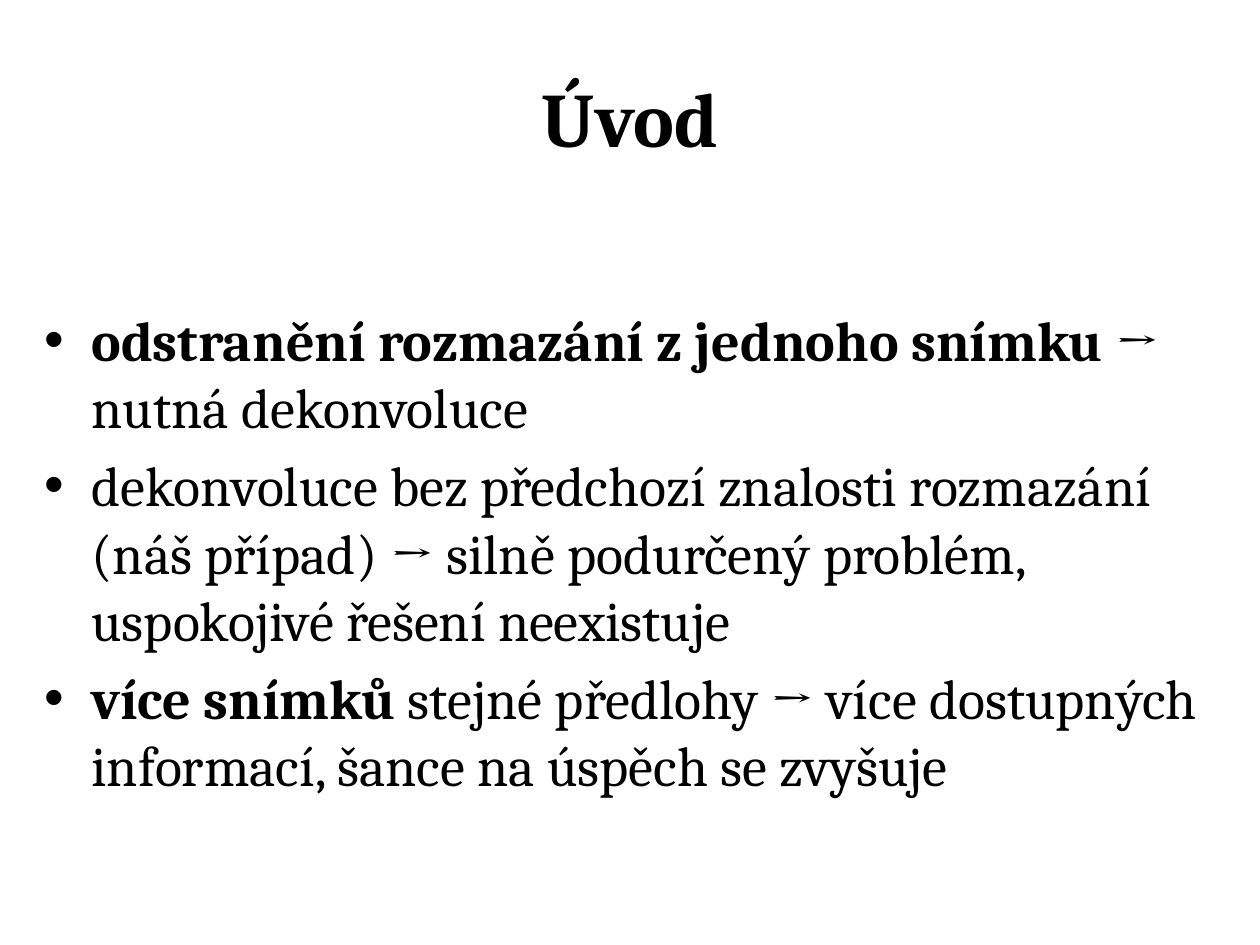
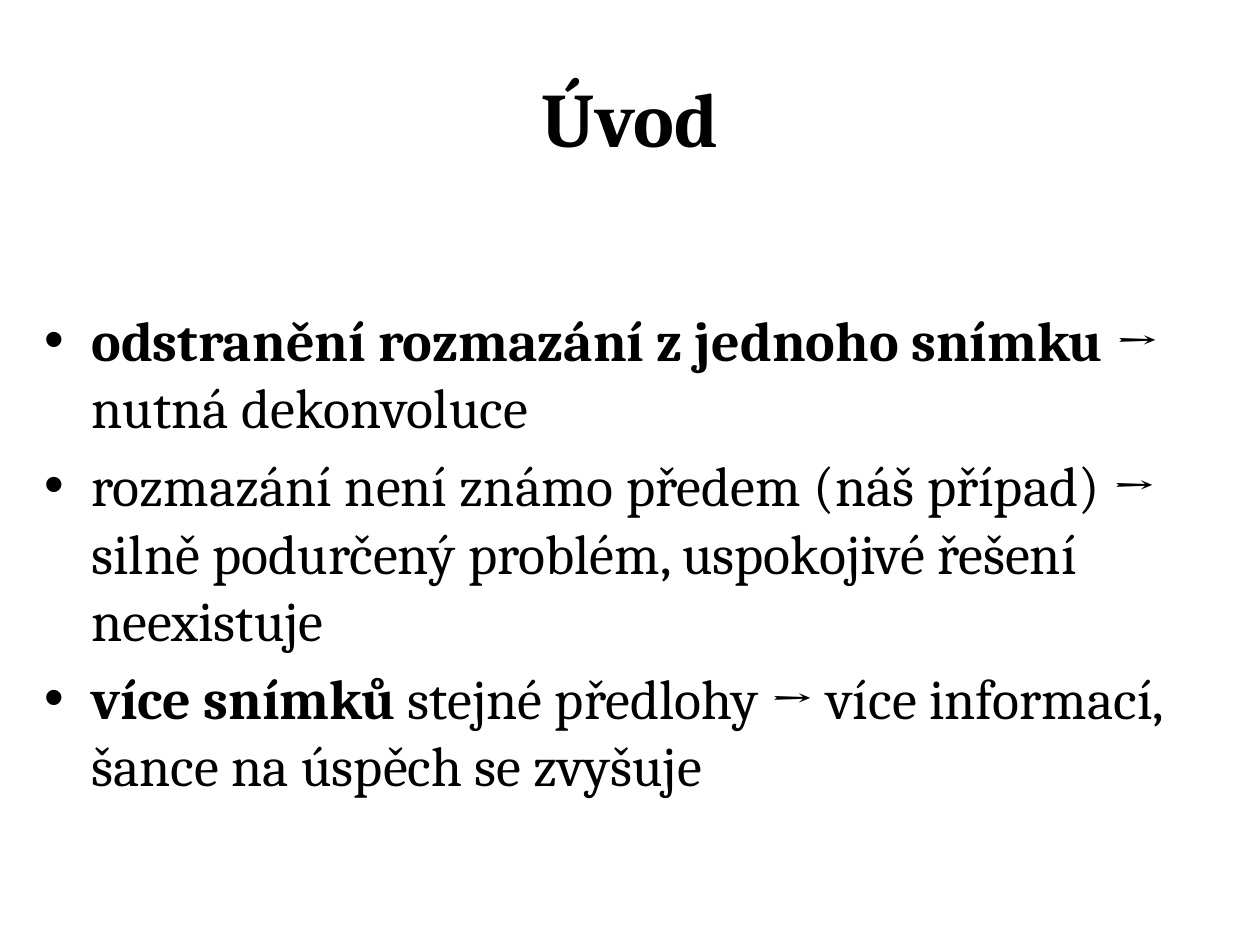
Before and after one commit to jozefsabo/Thesis, a slide deck: slide 3 of Docs/Jozef Sabo - Prezentace obhajoba.pptx. Drawn at 1260x945 pixels with LibreOffice and Linux fonts; fonts in the diff are those of the drawing. Boxes give left, top, right and bottom in pixels: in the first picture for what was removed or moved away, otherwise in the second. Text is boxed around its words. In the diff, an @@ line names an element or a change of style, - is before the commit and + after.

```diff
--- a/Docs/Jozef Sabo - Prezentace obhajoba.pptx
+++ b/Docs/Jozef Sabo - Prezentace obhajoba.pptx
@@ text at <box>91,466,1164,799</box>: text changed @@
-• dekonvoluce bez předchozí znalosti rozmazání (náš případ) → silně podurčený problém, uspokojivé řešení neexistuje
-• více snímků stejné předlohy → více dostupných informací, šance na úspěch se zvyšuje
+• rozmazání není známo předem (náš případ) → silně podurčený problém, uspokojivé řešení neexistuje
+• více snímků stejné předlohy → více informací, šance na úspěch se zvyšuje
```
Also in this commit, not shown: 12 other slides changed, 8 slides added, 3 slides removed, 1 other file.
